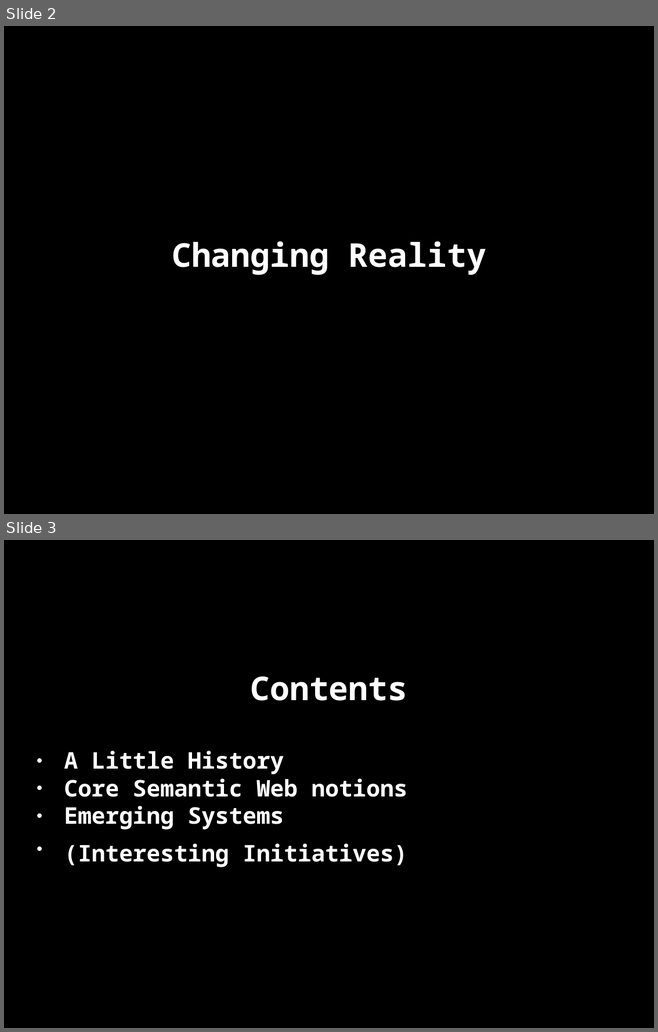
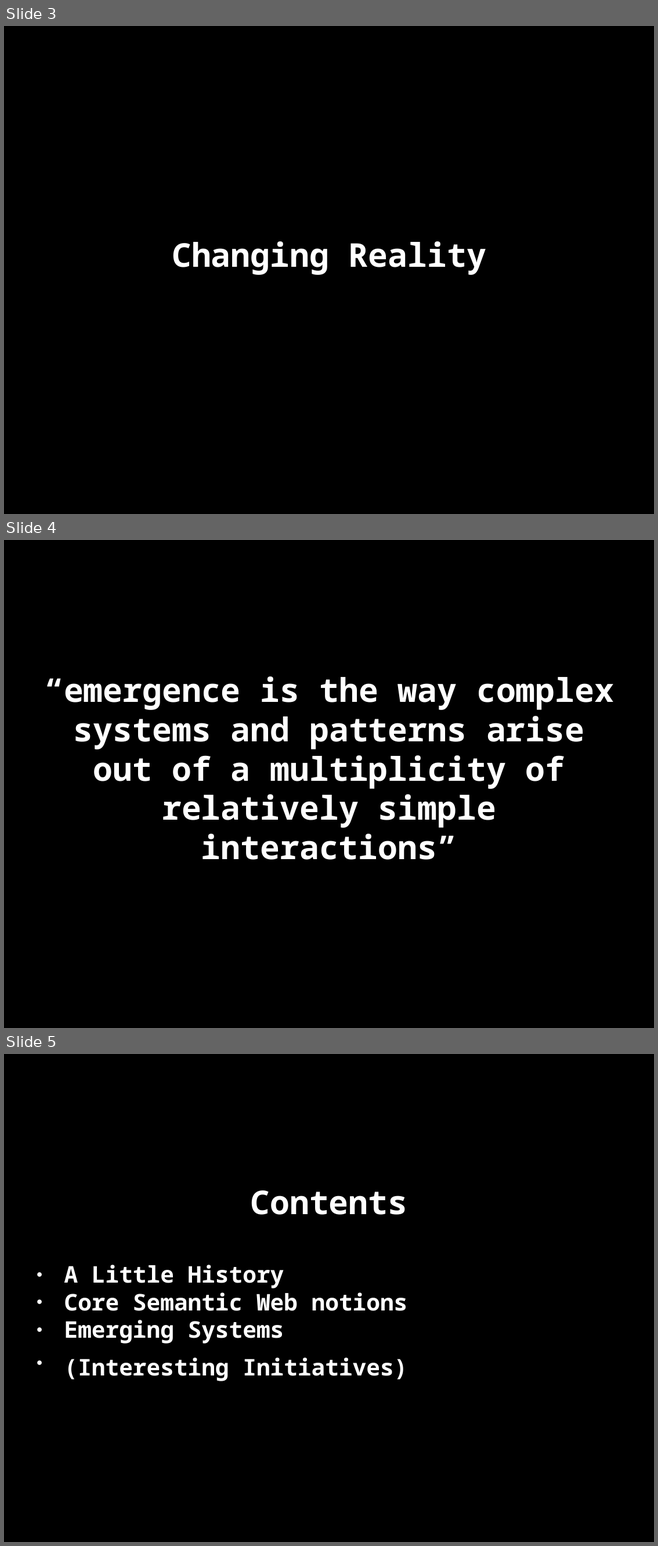
Before and after one commit to danja/hyperdata-2015, a slide deck: docs/salzburg/slides.odp. Shown one above the other, each under a label of ours: slides 2 and 3 before the commit, slides 3, 4 and 5 after it. The pictures are 658x1032 and 658x1546 pixels, drawn with LibreOffice and Linux fonts; fonts in the diff are those of the drawing. Boxes give left, top, right and bottom in pixels: in the first picture for what was removed or moved away, otherwise in the second. Text is boxed around its words. In the diff, an @@ line names an element or a change of style, - is before the commit and + after.

```diff
--- a/docs/salzburg/slides.odp
+++ b/docs/salzburg/slides.odp
@@ slide 4 added at bbox=[4, 540, 654, 1028], background #000000 @@
@@ subtitle added at bbox=[44, 676, 614, 860], 40 pt, text #FFFFFF, bold @@
+“emergence is the way complex systems and patterns arise out of a multiplicity of relatively simple interactions”
@@ what was slide 2 is now slide 3 @@
@@ what was slide 3 is now slide 5 @@
```
Also in this commit, not shown: 14 slides changed, 10 other slides added, 11 other files.
